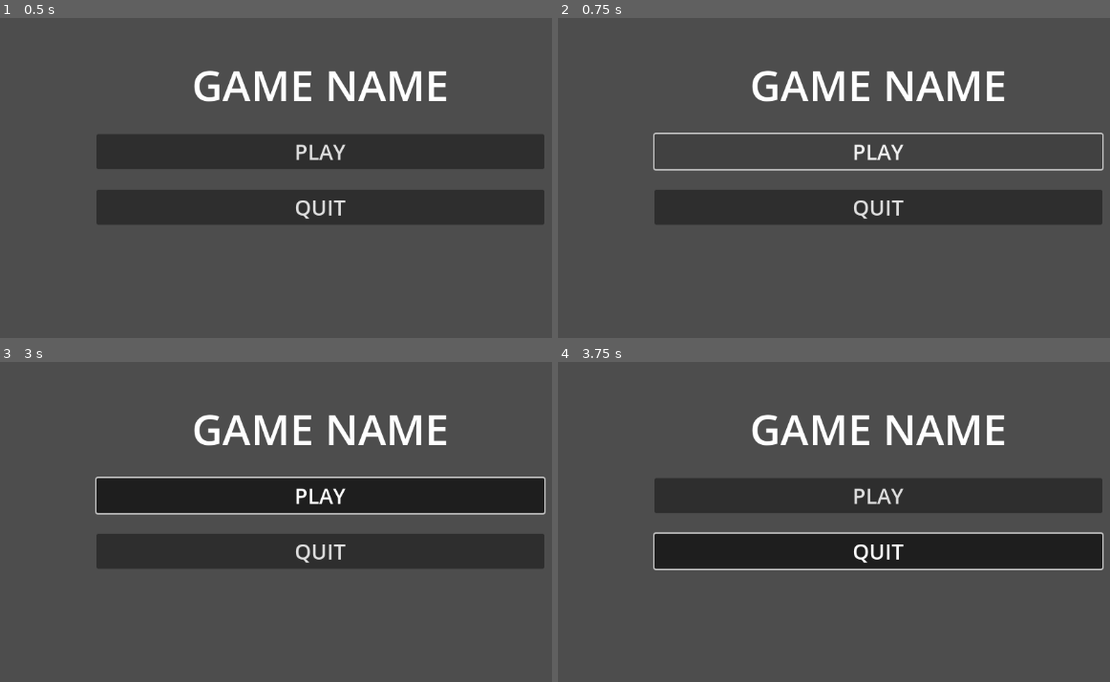
Above: before the commit, frames 1-4 (two rows, left to right).
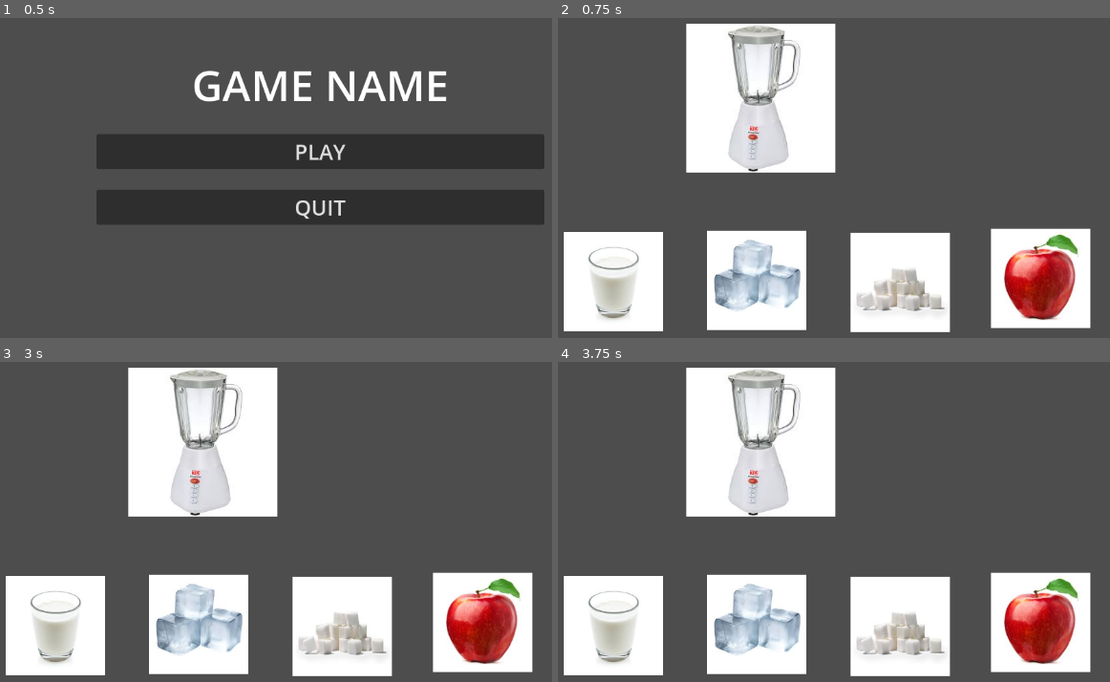
Above: after the commit, the same moments.

Repository: the-real-ronji/MiniJameGam50
Game: Godot game, scene res://scenes/main_menu.tscn
Two runs of this game, one before a commit and one after it. Both use one fixed random seed, a clock stepped at 60 frames per second and the inputs below. This scene is started directly instead of the project's main scene.
Inputs (mouse positions are in pixels of both pictures, inside the frame that each line leads up to):
- Up to frame 1 (0.5 s): no input
- Up to frame 2 (0.75 s): click "PLAY" at 0.5 s
- Up to frame 3 (3 s): click (320, 496) at 1.25 s, where only the run before the commit has a clickable "PLAY"; click (320, 496) at 2 s, where only the run before the commit has a clickable "PLAY"; tap Enter (ui_accept) at 2.75 s; move the mouse to (485, 496) at 2.77 s; tap A (a) at 2.85 s; click (485, 496) at 2.92 s
- Up to frame 4 (3.75 s): tap Enter (ui_accept) at 3.02, 3.5 s; tap D (d) at 3.05 s; drag from (723, 541) to (839, 605) at 3.52 s

Frame 1 is identical in both runs. In frame 2, 46% of the frame differs, in the area x 1-99%, y 1-99%; in frame 3, 51%; in frame 4, 52%.

Commit message:
menu script

Diff:
--- /dev/null
+++ b/scenes/main_menu.gd
@@ -0,0 +1,12 @@
+extends Control
+
+
+func _ready() -> void:
+	pass # Replace with function body.
+
+
+func _on_play_pressed() -> void:
+	get_tree().change_scene_to_file("res://scenes/Main.tscn")
+
+func _on_quit_pressed() -> void:
+	get_tree().quit()
--- a/scenes/main_menu.tscn
+++ b/scenes/main_menu.tscn
@@ -1,4 +1,6 @@
-[gd_scene format=3 uid="uid://cjc0figtkijt3"]
+[gd_scene load_steps=2 format=3 uid="uid://cjc0figtkijt3"]
+
+[ext_resource type="Script" uid="uid://8j71ja8anyw2" path="res://scenes/main_menu.gd" id="1_l6cm7"]
 
 [node name="MainMenu" type="Control"]
 layout_mode = 3
@@ -7,6 +9,7 @@
 anchor_bottom = 1.0
 grow_horizontal = 2
 grow_vertical = 2
+script = ExtResource("1_l6cm7")
 
 [node name="TextureRect" type="TextureRect" parent="."]
 layout_mode = 1
@@ -51,3 +54,6 @@
 layout_mode = 2
 theme_override_font_sizes/font_size = 32
 text = "QUIT"
+
+[connection signal="pressed" from="VBoxContainer/Play" to="." method="_on_play_pressed"]
+[connection signal="pressed" from="VBoxContainer/Quit" to="." method="_on_quit_pressed"]
Not shown, added: scenes/main_menu.gd.uid
